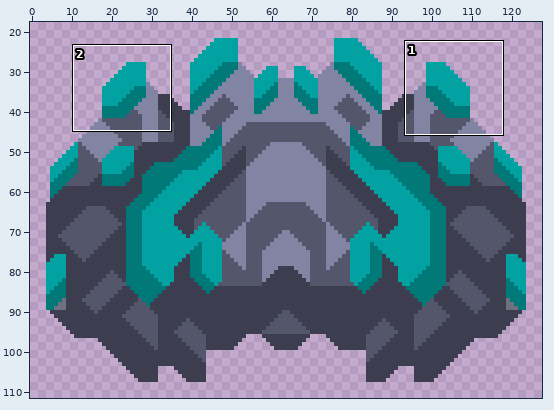
Edited in one commit: sprite sheet (sprites/units/cerberian/cerberian-arkyid.png). Above: a wide view before the commit, with the close-up outlined.
Close-up. First the earlier version:
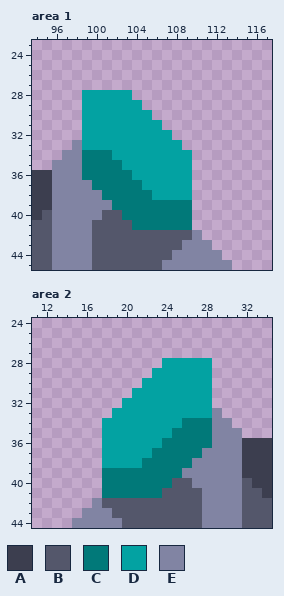
The file is 128x128 pixels. Shown: area 1: x 94..117, y 23..45; area 2: x 11..34, y 24..44. The wide view leaves out empty margins. The commit also changed other parts of the picture, which this record leaves out.
Palette (. is transparent): A #3c3e4f  B #54576b  C #017979  D #03a2a2  E #8184a3
Pixels before, area 1, first column x 94:
28 .....DDDDD..........
29 .....DDDDDD.........
30 .....DDDDDDD........
31 .....DDDDDDDD.......
32 .....DDDDDDDDD......
33 ....EDDDDDDDDDD.....
34 ...EECCCDDDDDDDD....
35 ..EEECCCCDDDDDDD....
36 AAEEECCCCCDDDDDD....
37 AAEEEECCCCCDDDDD....
38 AAEEEEECCCCCDDDD....
39 AAEEEEEECCCCCCCC....
40 ABEEEEEBBCCCCCCC....
41 BBEEEEBBBBCCCCCC....
42 BBEEEEBBBBBBBBBBE...
43 BBEEEEBBBBBBBBBEEE..
44 BBEEEEBBBBBBBBEEEEE.
45 BBEEEEBBBBBBBEEEEEEE
Pixels before, area 2, first column x 15:
28 .........DDDDD......
29 ........DDDDDD......
30 .......DDDDDDD......
31 ......DDDDDDDD......
32 .....DDDDDDDDD......
33 ....DDDDDDDDDDE.....
34 ...DDDDDDDDCCCEE....
35 ...DDDDDDDCCCCEEE...
36 ...DDDDDDCCCCCEEEAAA
37 ...DDDDDCCCCCEEEEAAA
38 ...DDDDCCCCCEEEEEAAA
39 ...CCCCCCCCEEEEEEAAA
40 ...CCCCCCCBBEEEEEBAA
41 ...CCCCCCBBBBEEEEBBA
42 ..EBBBBBBBBBBEEEEBBB
43 .EEEBBBBBBBBBEEEEBBB
44 EEEEEBBBBBBBBEEEEBBB
New version:
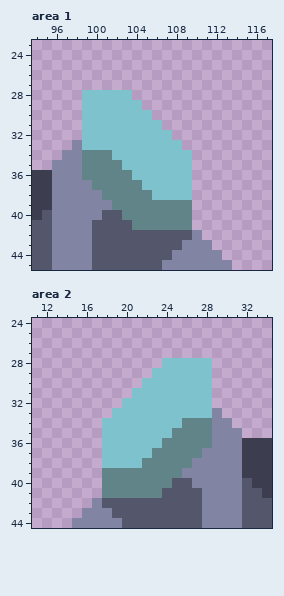
Edits made:
colour C: #017979 -> #618489
colour D: #03a2a2 -> #7ec2cd
Pixel boxes of the changes (left, top, right, bottom) in both close-ups:
changed: (82, 90, 192, 230)
changed: (102, 358, 212, 498)
